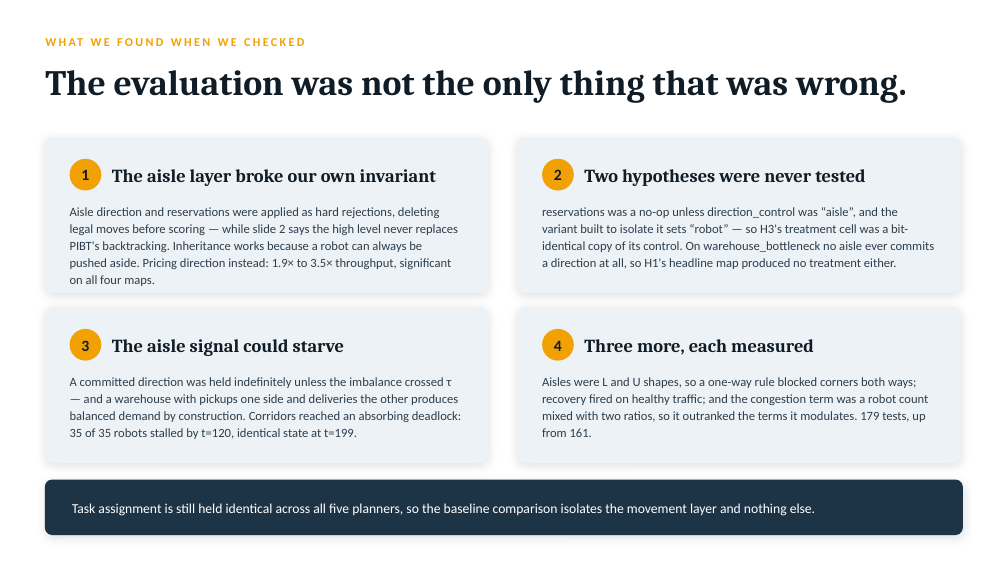
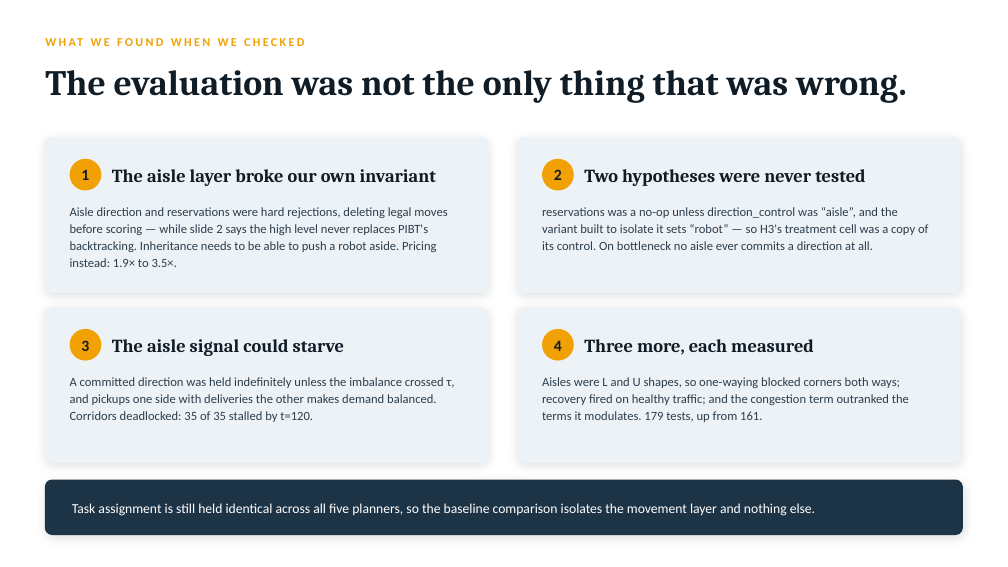
Before and after one commit to sinayanaik/aisleflow, a slide deck: slide 14 of docs/aisleflow-mapf-presentation.pptx. Drawn at 1008x567 pixels with LibreOffice and Linux fonts; fonts in the diff are those of the drawing. Boxes give left, top, right and bottom in pixels: in the first picture for what was removed or moved away, otherwise in the second. Text is boxed around its words. In the diff, an @@ line names an element or a change of style, - is before the commit and + after.

```diff
--- a/docs/aisleflow-mapf-presentation.pptx
+++ b/docs/aisleflow-mapf-presentation.pptx
@@ text at (70, 207, 447, 267): text changed @@
-Aisle direction and reservations were applied as hard rejections, deleting legal moves before scoring — while slide 2 says the high level never replaces PIBT's backtracking. Inheritance works because a robot can always be pushed aside. Pricing direction instead: 1.9× to 3.5× throughput, significant on all four maps.
+Aisle direction and reservations were hard rejections, deleting legal moves before scoring — while slide 2 says the high level never replaces PIBT's backtracking. Inheritance needs to be able to push a robot aside. Pricing instead: 1.9× to 3.5×.
@@ text at (542, 207, 928, 250): text changed @@
-reservations was a no-op unless direction_control was “aisle”, and the variant built to isolate it sets “robot” — so H3's treatment cell was a bit-identical copy of its control. On warehouse_bottleneck no aisle ever commits a direction at all, so H1's headline map produced no treatment either.
+reservations was a no-op unless direction_control was “aisle”, and the variant built to isolate it sets “robot” — so H3's treatment cell was a copy of its control. On bottleneck no aisle ever commits a direction at all.
@@ text at (70, 377, 455, 422): text changed @@
-A committed direction was held indefinitely unless the imbalance crossed τ — and a warehouse with pickups one side and deliveries the other produces balanced demand by construction. Corridors reached an absorbing deadlock: 35 of 35 robots stalled by t=120, identical state at t=199.
+A committed direction was held indefinitely unless the imbalance crossed τ, and pickups one side with deliveries the other makes demand balanced. Corridors deadlocked: 35 of 35 stalled by t=120.
@@ text at (542, 377, 909, 422): text changed @@
-Aisles were L and U shapes, so a one-way rule blocked corners both ways; recovery fired on healthy traffic; and the congestion term was a robot count mixed with two ratios, so it outranked the terms it modulates. 179 tests, up from 161.
+Aisles were L and U shapes, so one-waying blocked corners both ways; recovery fired on healthy traffic; and the congestion term outranked the terms it modulates. 179 tests, up from 161.
```
Also in this commit, not shown: 9 other slides changed.
